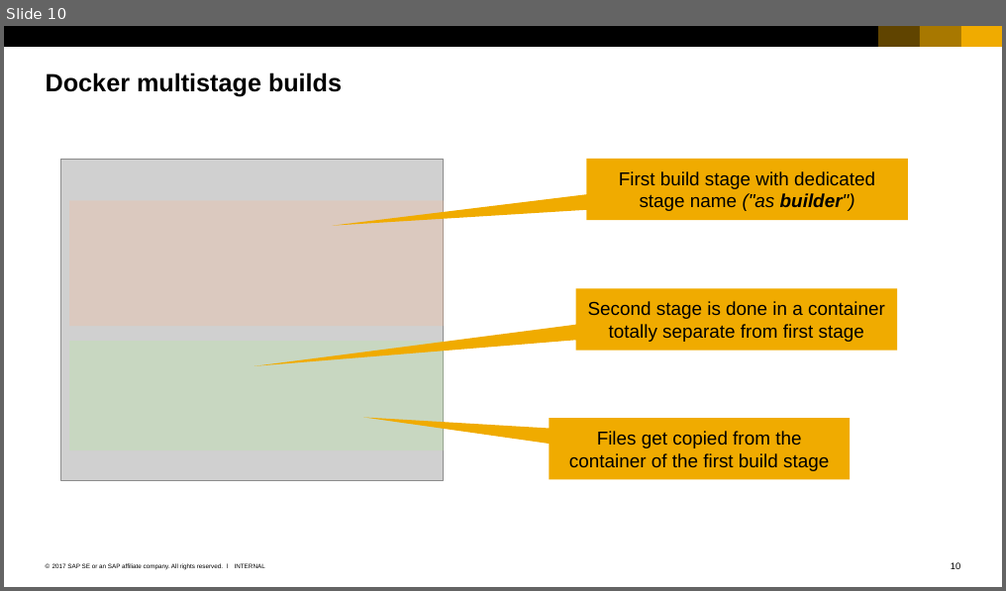
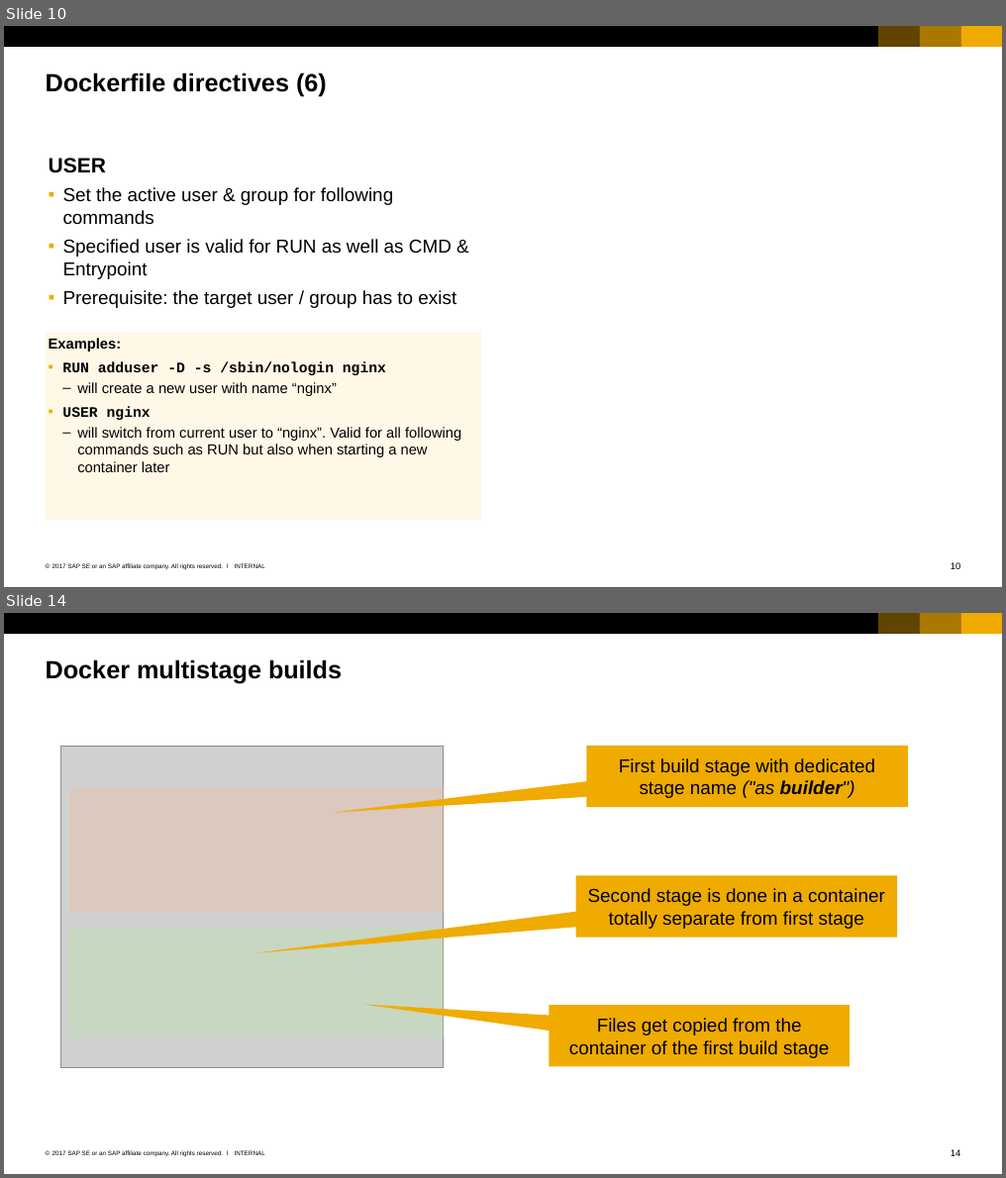
Before and after one commit to cuijiyao01/docker-k8s-training, a slide deck: docker/04_Dockerfiles.pptx. Shown one above the other, each under a label of ours: slide 10 before the commit, slides 10 and 14 after it; the slides between them are not shown. The pictures are 1006x591 and 1006x1178 pixels, drawn with LibreOffice and Linux fonts; fonts in the diff are those of the drawing; grey boxes stand for pictures. Boxes give left, top, right and bottom in pixels: in the first picture for what was removed or moved away, otherwise in the second. Text is boxed around its words. In the diff, an @@ line names an element or a change of style, - is before the commit and + after.

Commit message:
explain user namespace

```diff
--- a/docker/04_Dockerfiles.pptx
+++ b/docker/04_Dockerfiles.pptx
@@ slide 10 added at box(4, 26, 1002, 587), background #FFFFFF; not listed: 7 template elements that a slide beside it also shows @@
@@ title added at box(46, 73, 327, 97), 24 pt, text #000000, bold @@
+Dockerfile directives (6)
@@ text added at box(49, 158, 456, 308), 18 pt, text #000000 @@
+USER
+  ▪ Set the active user & group for following commands
+  ▪ Specified user is valid for RUN as well as CMD & Entrypoint
+  ▪ Prerequisite: the target user / group has to exist
@@ rectangle added at box(46, 331, 481, 520), fill #FFF8E7, 14 pt, text #000000 @@
+  Examples:
+  ▪ RUN adduser -D -s /sbin/nologin nginx
+    – will create a new user with name “nginx”
+  ▪ USER nginx
+    – will switch from current user to “nginx”. Valid for all following commands such as RUN but also when starting a new container later
@@ what was slide 10 is now slide 14 @@
@@ page number at box(950, 1150, 961, 1157): text changed @@
-10
+14
```
Also in this commit, not shown: 1 slide changed, 3 other slides added.
